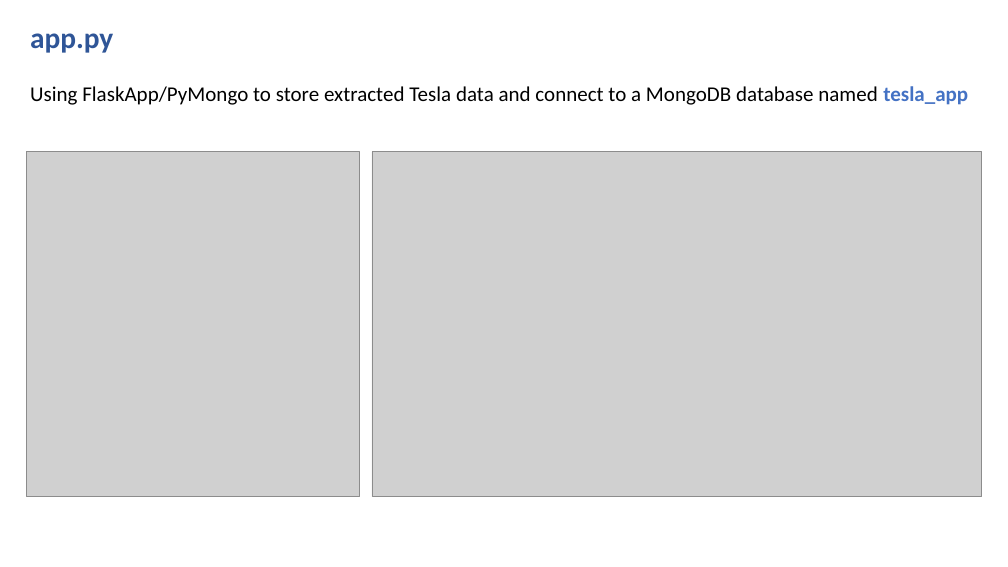
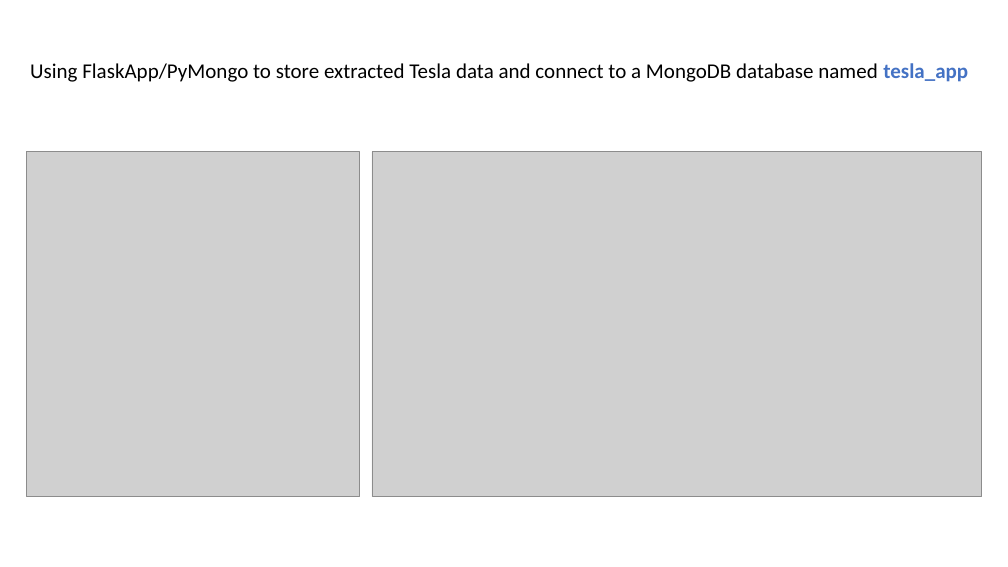
Before and after one commit to sissa81/legendary-system, a slide deck: slide 8 of Presentation/legendary-system.pptx (slide 9 before the commit). Drawn at 1008x567 pixels with LibreOffice and Linux fonts; fonts in the diff are those of the drawing; grey boxes stand for pictures. Boxes give left, top, right and bottom in pixels: in the first picture for what was removed or moved away, otherwise in the second. Text is boxed around its words. In the diff, an @@ line names an element or a change of style, - is before the commit and + after.

```diff
--- a/Presentation/legendary-system.pptx
+++ b/Presentation/legendary-system.pptx
@@ text "Using FlaskApp/PyMongo to store extracted ...": place and size @@
-text "Using FlaskApp/PyMongo to store extracted ..." at [30,33,968,105]
+text "Using FlaskApp/PyMongo to store extracted ..." at [30,63,968,82]
@@ text at [30,33,113,53]: paragraph removed @@
-app.py
```
Also in this commit, not shown: 3 other slides changed, 3 slides added, 3 slides removed.
